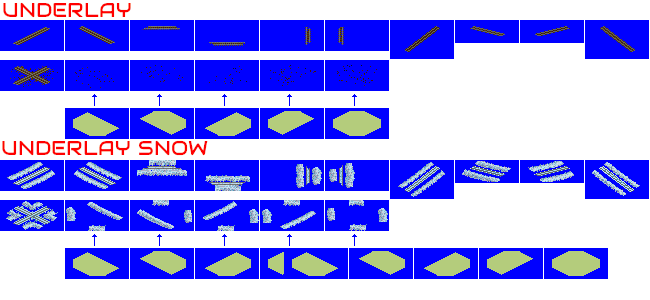
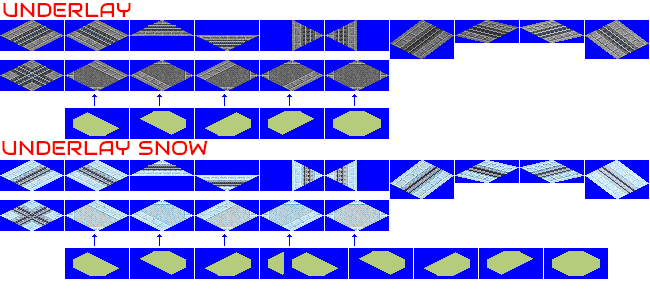
Before/after of a (650, 300) layered artwork. What changed in the layer stack:
showed "CITY_DUAL" over [0, 20, 649, 231]
